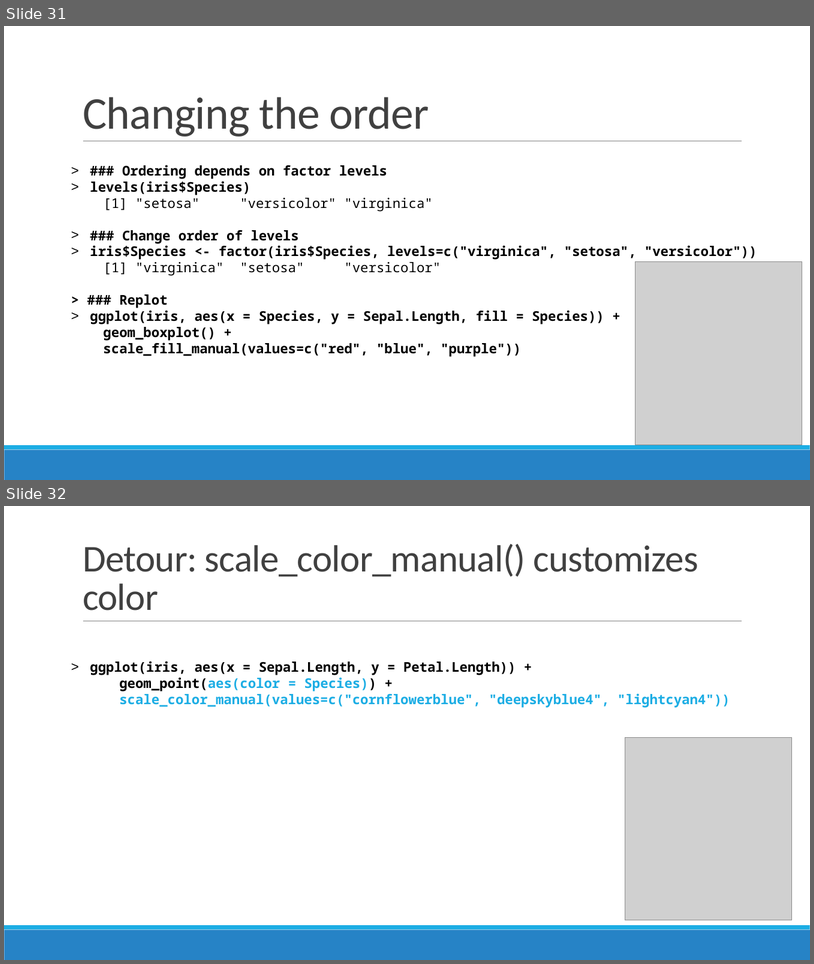
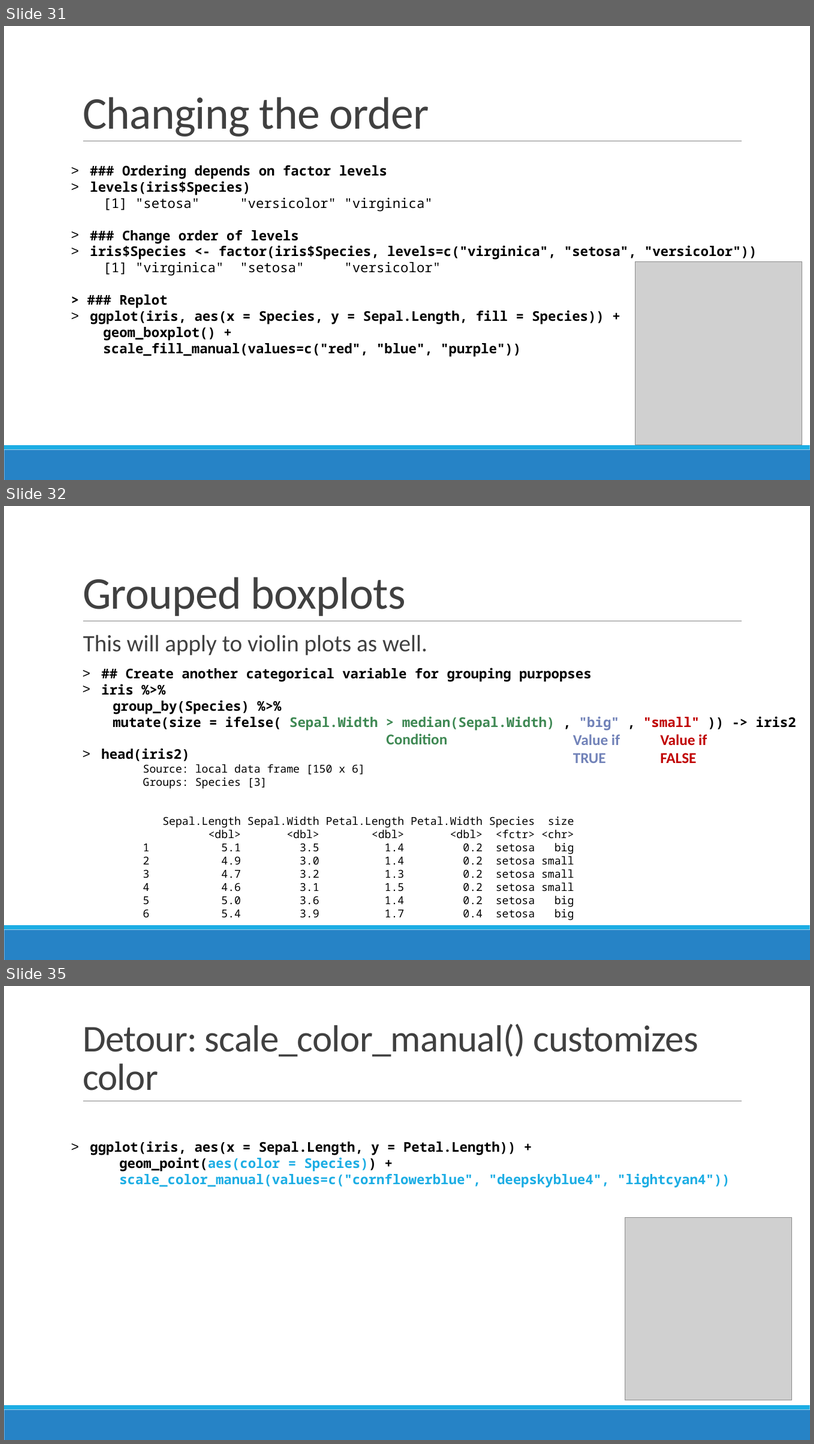
Before and after one commit to sjspielman/bio5312_fall2017, a slide deck: slides/day2_intro_to_tidyverse.pptx. Shown one above the other, each under a label of ours: slides 31 and 32 before the commit, slides 31, 32 and 35 after it; the slides between them are not shown. The pictures are 814x964 and 814x1444 pixels, drawn with LibreOffice and Linux fonts; fonts in the diff are those of the drawing; grey boxes stand for pictures. Boxes give left, top, right and bottom in pixels: in the first picture for what was removed or moved away, otherwise in the second. Text is boxed around its words. In the diff, an @@ line names an element or a change of style, - is before the commit and + after.

```diff
--- a/slides/day2_intro_to_tidyverse.pptx
+++ b/slides/day2_intro_to_tidyverse.pptx
@@ slide 32 added at bbox=[4, 506, 810, 960], background #FFFFFF; not listed: 3 template elements that a slide beside it also shows @@
@@ title added at bbox=[83, 577, 406, 616], 54 pt, text #404040 @@
+Grouped boxplots
@@ text added at bbox=[83, 634, 428, 655], 28 pt, text #404040 @@
+  This will apply to violin plots as well.
@@ text added at bbox=[101, 667, 797, 920], 13 pt, text #000000 @@
+> ## Create another categorical variable for grouping purpopses
+> iris %>%
+  group_by(Species) %>%
+  mutate(size = ifelse( Sepal.Width > median(Sepal.Width) , "big" , "small" )) -> iris2
+> head(iris2)
+    Source: local data frame [150 x 6]
+    Groups: Species [3]
+    Sepal.Length Sepal.Width Petal.Length Petal.Width Species size
+    <dbl> <dbl> <dbl> <dbl> <fctr> <chr>
+    1 5.1 3.5 1.4 0.2 setosa big
+    2 4.9 3.0 1.4 0.2 setosa small
+    3 4.7 3.2 1.3 0.2 setosa small
+    4 4.6 3.1 1.5 0.2 setosa small
+    5 5.0 3.6 1.4 0.2 setosa big
+    6 5.4 3.9 1.7 0.4 setosa big
@@ text added at bbox=[386, 733, 447, 744], 18 pt, text #3E8853, bold @@
+Condition
@@ text added at bbox=[573, 734, 620, 763], 18 pt, text #7182B8, bold @@
+Value if TRUE
@@ text added at bbox=[660, 734, 707, 763], 18 pt, text #C00000, bold @@
+Value if FALSE
@@ what was slide 32 is now slide 35 @@
```
Also in this commit, not shown: 4 slides changed, 8 other slides added, 9 other files.
